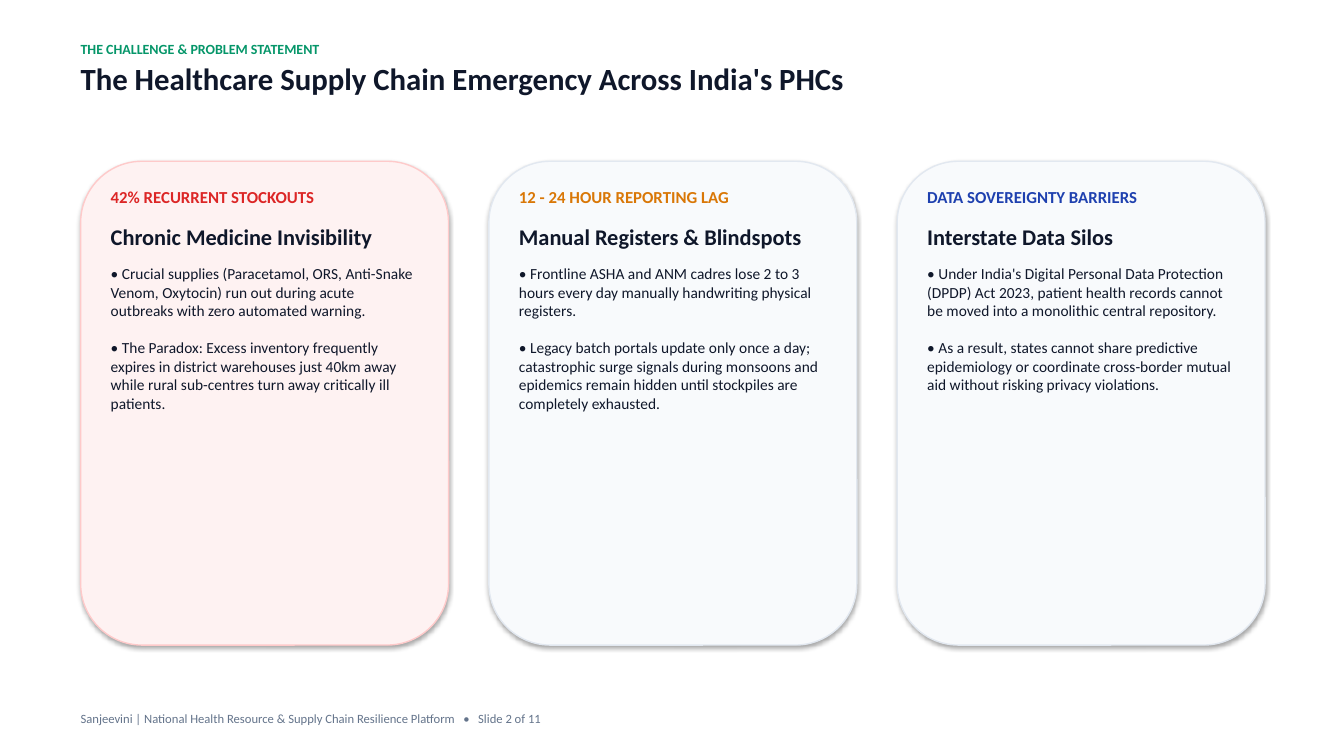
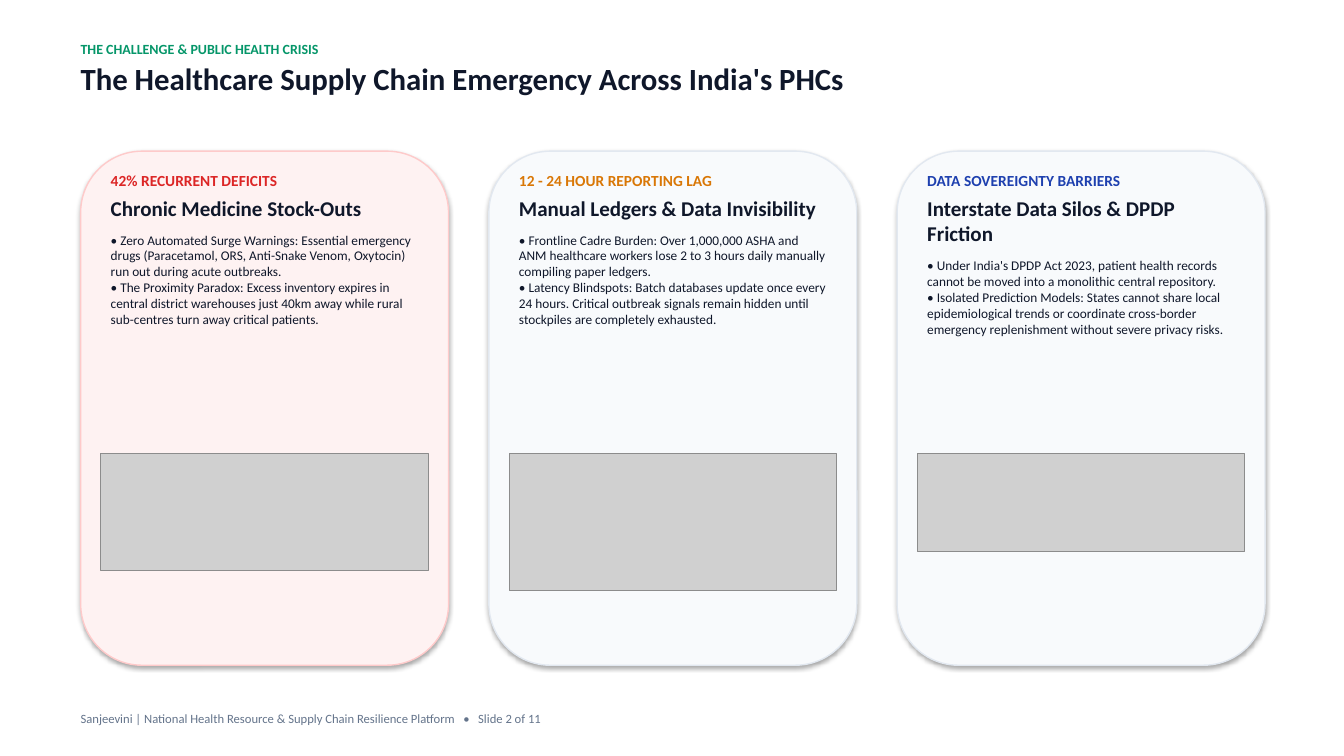
Before and after one commit to chiraghs/Sanjeevini, a slide deck: slide 2 of Pitch-DECK/Sanjeevini-Pitch-Deck.pptx. Drawn at 1344x756 pixels with LibreOffice and Linux fonts; fonts in the diff are those of the drawing; grey boxes stand for pictures. Boxes give left, top, right and bottom in pixels: in the first picture for what was removed or moved away, otherwise in the second. Text is boxed around its words. In the diff, an @@ line names an element or a change of style, - is before the commit and + after.

Commit message:
docs(pitch-deck): update slides with app images in cols, remove carto references, update non-carto live map, and add multi-channel messaging

```diff
--- a/Pitch-DECK/Sanjeevini-Pitch-Deck.pptx
+++ b/Pitch-DECK/Sanjeevini-Pitch-Deck.pptx
@@ text at box(81, 44, 319, 54): text changed @@
-THE CHALLENGE & PROBLEM STATEMENT
+THE CHALLENGE & PUBLIC HEALTH CRISIS
@@ rounded rectangle: place and size @@
-rounded rectangle at box(81, 161, 449, 645)
+rounded rectangle at box(81, 151, 449, 665)
@@ text at box(111, 175, 411, 326): text changed; size 11 to 9.5 pt @@
-42% RECURRENT STOCKOUTS
-Chronic Medicine Invisibility
-• Crucial supplies (Paracetamol, ORS, Anti-Snake Venom, Oxytocin) run out during acute outbreaks with zero automated warning.
-• The Paradox: Excess inventory frequently expires in district warehouses just 40km away while rural sub-centres turn away critically ill patients.
+42% RECURRENT DEFICITS
+Chronic Medicine Stock-Outs
+• Zero Automated Surge Warnings: Essential emergency drugs (Paracetamol, ORS, Anti-Snake Venom, Oxytocin) run out during acute outbreaks.
+• The Proximity Paradox: Excess inventory expires in central district warehouses just 40km away while rural sub-centres turn away critical patients.
@@ rounded rectangle: place and size @@
-rounded rectangle at box(489, 161, 857, 645)
+rounded rectangle at box(489, 151, 857, 665)
@@ text "12 - 24 HOUR REPORTING ...": place and size @@
-text "12 - 24 HOUR REPORTING ..." at box(519, 192, 818, 412)
+text "12 - 24 HOUR REPORTING ..." at box(519, 176, 826, 326)
@@ text at box(519, 176, 711, 186): size 12 to 11 pt in "12 - 24 HOUR REPORTING LAG"; less space between paragraphs @@
@@ rounded rectangle: place and size @@
-rounded rectangle at box(897, 161, 1265, 645)
+rounded rectangle at box(897, 151, 1265, 665)
@@ text "DATA SOVEREIGNTY BARRIERS": place and size @@
-text "DATA SOVEREIGNTY BARRIERS" at box(927, 192, 1231, 393)
+text "DATA SOVEREIGNTY BARRIERS" at box(927, 176, 1223, 337)
@@ text at box(927, 176, 1121, 186): size 12 to 11 pt in "DATA SOVEREIGNTY BARRIERS"; less space between paragraphs @@
@@ text at box(519, 201, 826, 326): text changed; size 11 to 9.5 pt @@
-Manual Registers & Blindspots
-• Frontline ASHA and ANM cadres lose 2 to 3 hours every day manually handwriting physical registers.
-• Legacy batch portals update only once a day; catastrophic surge signals during monsoons and epidemics remain hidden until stockpiles are completely exhausted.
+Manual Ledgers & Data Invisibility
+• Frontline Cadre Burden: Over 1,000,000 ASHA and ANM healthcare workers lose 2 to 3 hours daily manually compiling paper ledgers.
+• Latency Blindspots: Batch databases update once every 24 hours. Critical outbreak signals remain hidden until stockpiles are completely exhausted.
@@ text at box(927, 201, 1223, 337): text changed; size 11 to 9.5 pt @@
-Interstate Data Silos
-• Under India's Digital Personal Data Protection (DPDP) Act 2023, patient health records cannot be moved into a monolithic central repository.
-• As a result, states cannot share predictive epidemiology or coordinate cross-border mutual aid without risking privacy violations.
+Interstate Data Silos & DPDP Friction
+• Under India's DPDP Act 2023, patient health records cannot be moved into a monolithic central repository.
+• Isolated Prediction Models: States cannot share local epidemiological trends or coordinate cross-border emergency replenishment without severe privacy risks.
@@ picture added at box(101, 454, 429, 571) @@
@@ picture added at box(509, 454, 837, 591) @@
@@ picture added at box(918, 454, 1245, 553) @@
```
Also in this commit, not shown: 6 other slides changed, 15 other files.
